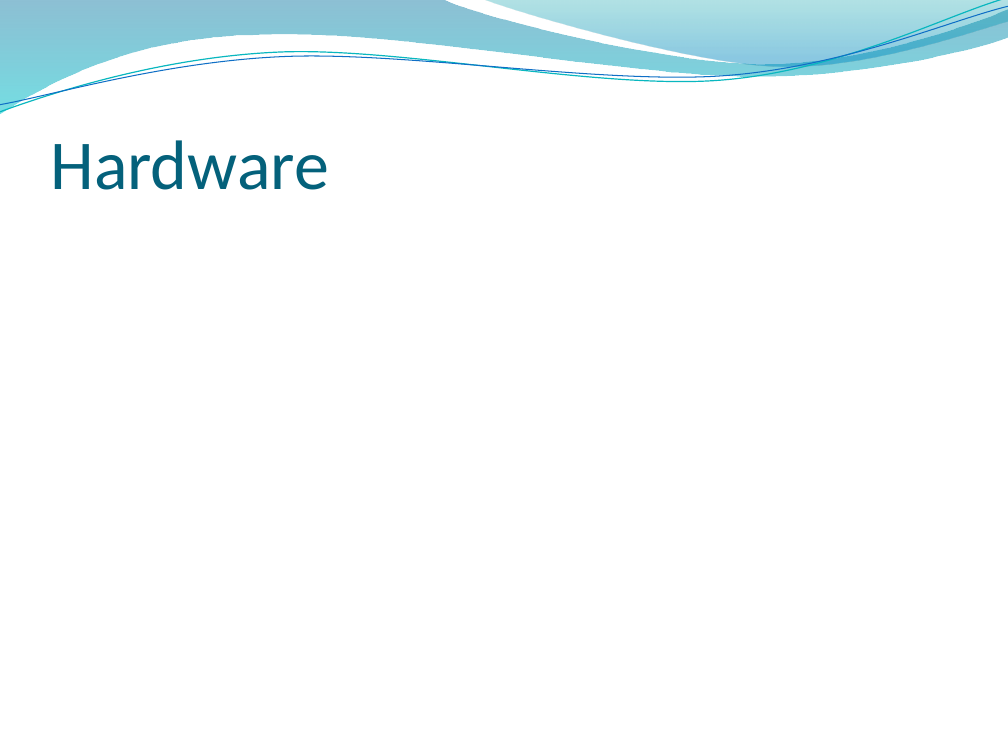
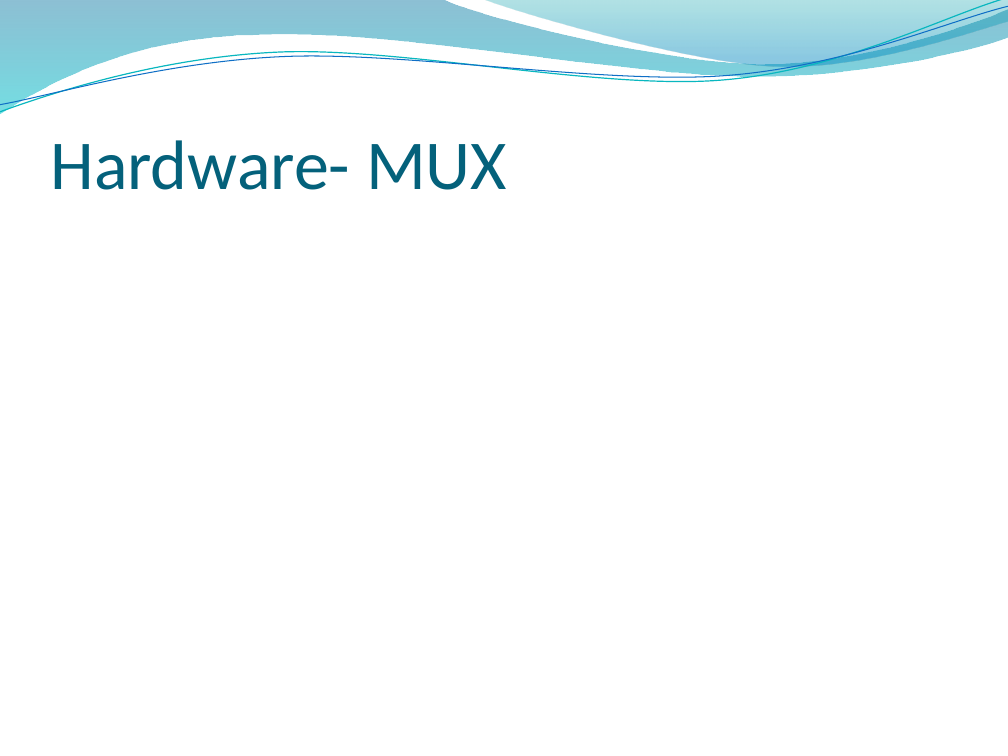
Before and after one commit to chelseathroop/UUVCapstone, a slide deck: slide 5 of CapstoneAssignments/CapstoneProposal.pptx. Drawn at 1008x756 pixels with LibreOffice and Linux fonts; fonts in the diff are those of the drawing; background and template pictures are left out. Boxes give left, top, right and bottom in pixels: in the first picture for what was removed or moved away, otherwise in the second. Text is boxed around its words. In the diff, an @@ line names an element or a change of style, - is before the commit and + after.

```diff
--- a/CapstoneAssignments/CapstoneProposal.pptx
+++ b/CapstoneAssignments/CapstoneProposal.pptx
@@ title at bbox=[50, 140, 507, 190]: text changed @@
-Hardware
+Hardware- MUX
```
Also in this commit, not shown: 5 other slides changed, 5 slides added, 2 slides removed, 1 other file.
